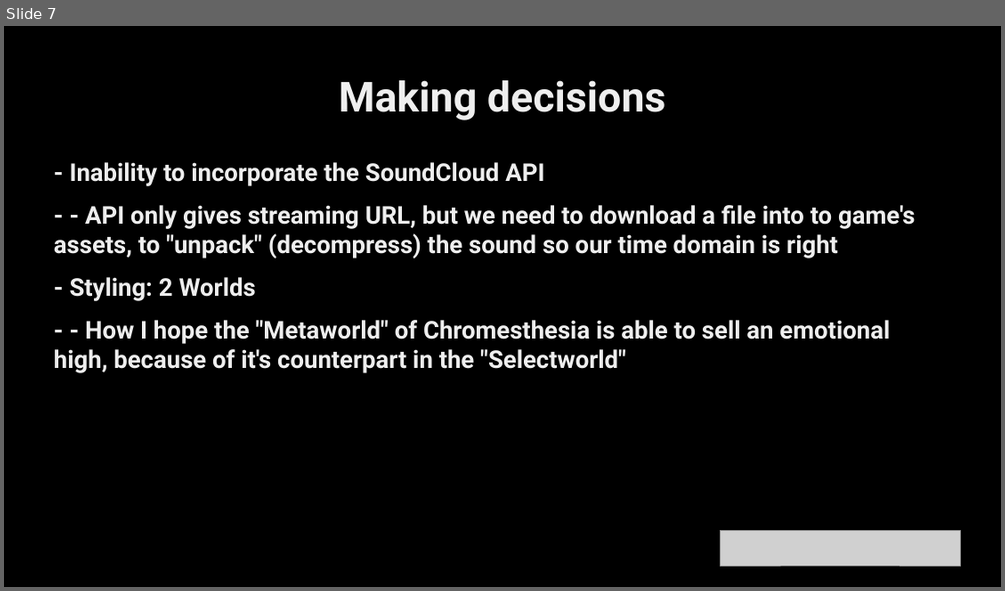
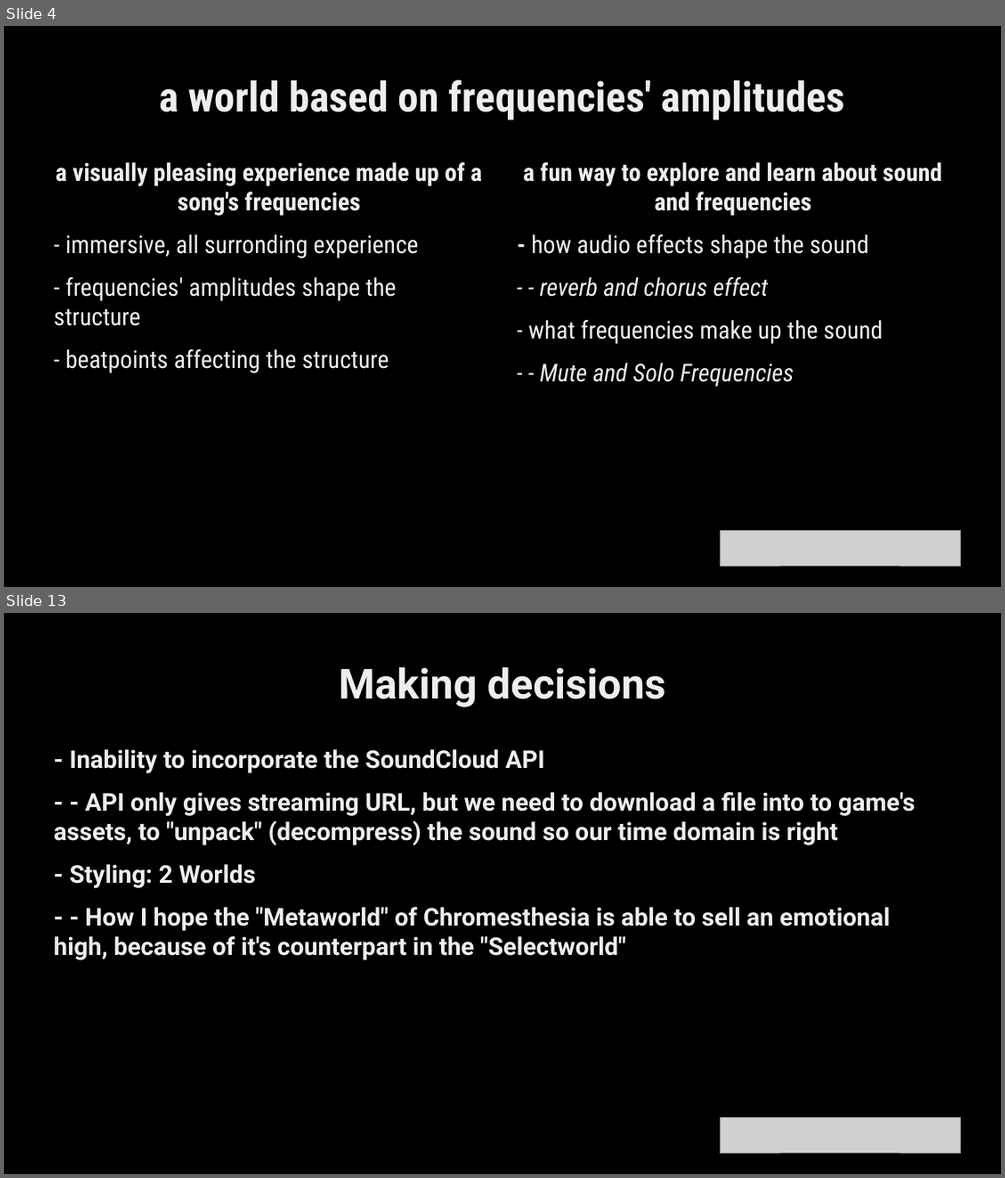
Before and after one commit to etlaM21/Chromesthesia, a slide deck: FINAL_PRESENTATON.odp. Shown one above the other, each under a label of ours: slide 7 before the commit, slides 4 and 13 after it; the slides between them are not shown. The pictures are 1005x591 and 1005x1178 pixels, drawn with LibreOffice and Linux fonts; fonts in the diff are those of the drawing; grey boxes stand for pictures. Boxes give left, top, right and bottom in pixels: in the first picture for what was removed or moved away, otherwise in the second. Text is boxed around its words. In the diff, an @@ line names an element or a change of style, - is before the commit and + after.

```diff
--- a/FINAL_PRESENTATON.odp
+++ b/FINAL_PRESENTATON.odp
@@ slide 4 added at (4, 26, 1001, 587), background #FFFFFF @@
@@ rectangle added at (4, 26, 1001, 587), fill #000000, outline #808080 0 pt @@
@@ title added at (159, 79, 845, 120), 44 pt, text #EEEEEE, bold @@
+a world based on frequencies' amplitudes
@@ text added at (54, 162, 482, 373), 26 pt, text #EEEEEE @@
+a visually pleasing experience made up of a song's frequencies
+- immersive, all surronding experience
+- frequencies' amplitudes shape the structure
+- beatpoints affecting the structure
@@ text added at (523, 162, 942, 386), 26 pt, text #EEEEEE @@
+a fun way to explore and learn about sound and frequencies
+- how audio effects shape the sound
+- - reverb and chorus effect
+- what frequencies make up the sound
+- - Mute and Solo Frequencies
@@ picture added at (720, 530, 960, 565) @@
@@ what was slide 7 is now slide 13 @@
```
Also in this commit, not shown: 2 slides changed, 7 other slides added, 2 slides removed, 2 other files.
